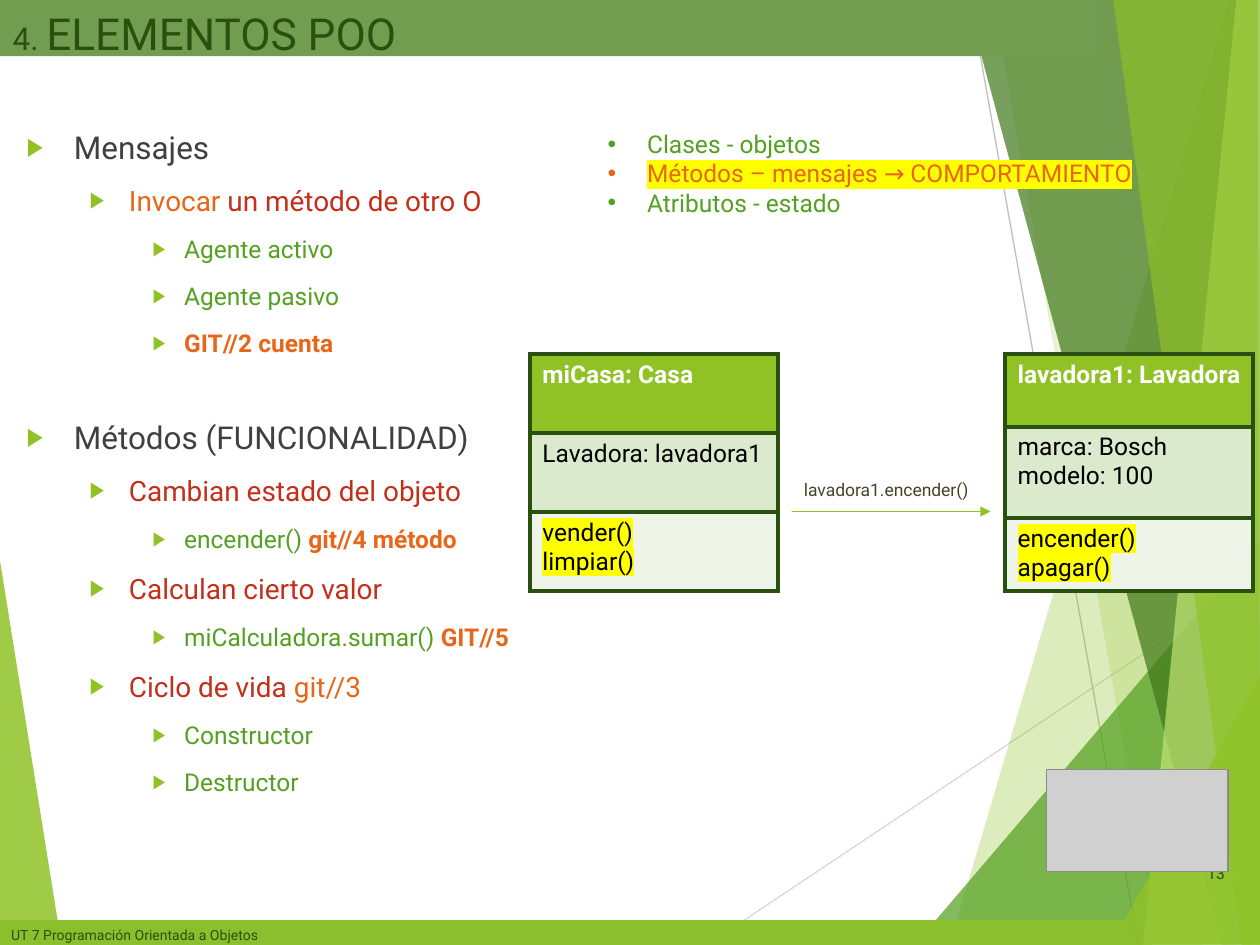
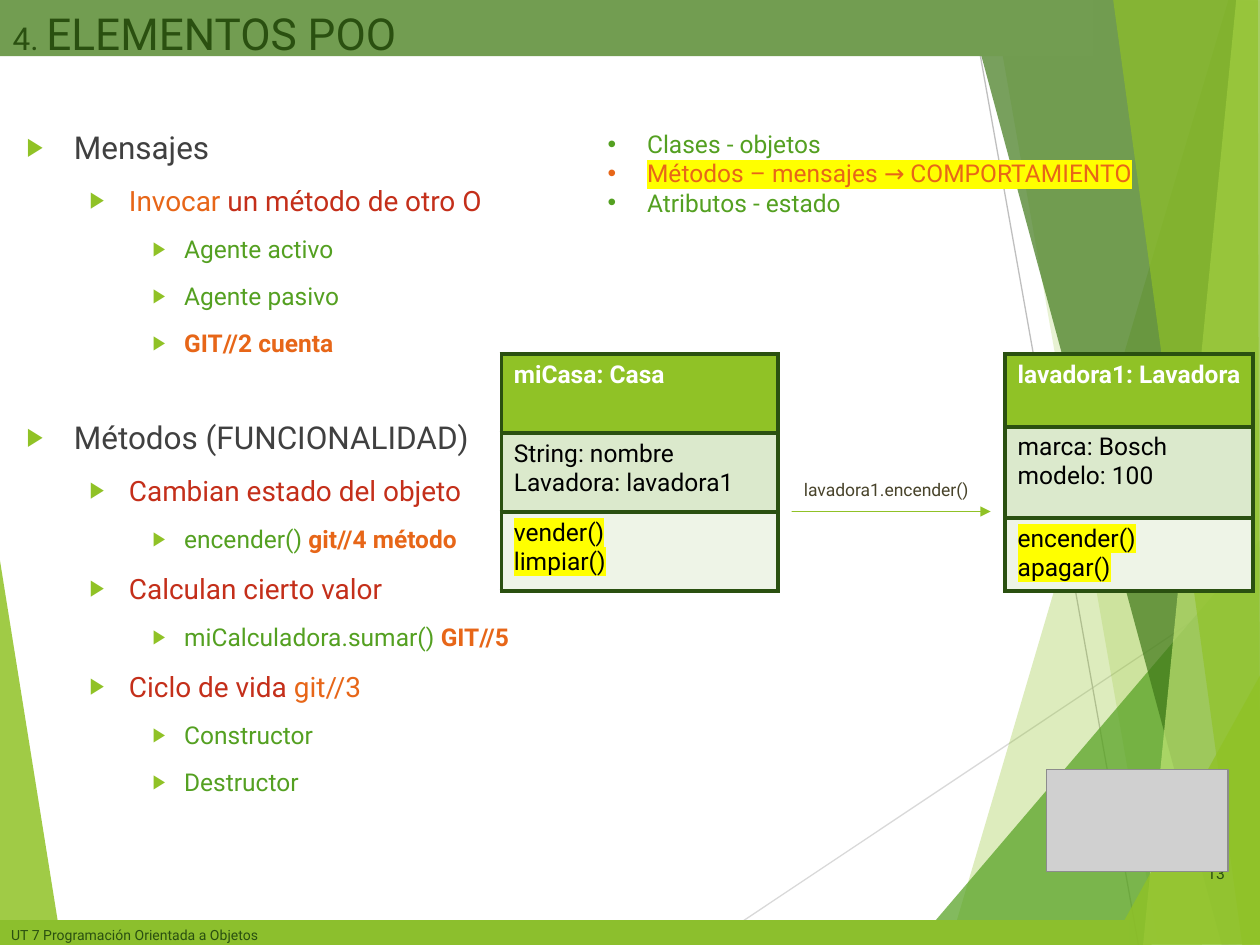
Before and after one commit to miGUITel/ED, a slide deck: slide 13 of 00 PRESENTACIONES compartida alumnos/ED04n - POO.pptx. Drawn at 1260x945 pixels with LibreOffice and Linux fonts; fonts in the diff are those of the drawing; grey boxes stand for pictures; background and template pictures are left out. Boxes give left, top, right and bottom in pixels: in the first picture for what was removed or moved away, otherwise in the second. Text is boxed around its words. In the diff, an @@ line names an element or a change of style, - is before the commit and + after.

```diff
--- a/00 PRESENTACIONES compartida alumnos/ED04n - POO.pptx
+++ b/00 PRESENTACIONES compartida alumnos/ED04n - POO.pptx
@@ table at bbox=[501, 354, 779, 591] @@
-row 2, column 1: Lavadora: lavadora1
+row 2, column 1: String: nombre / Lavadora: lavadora1
@@ table: place and size @@
-table at bbox=[529, 354, 777, 591]
+table at bbox=[501, 354, 779, 591]
```
Also in this commit, not shown: 3 other slides changed, 5 other files.
